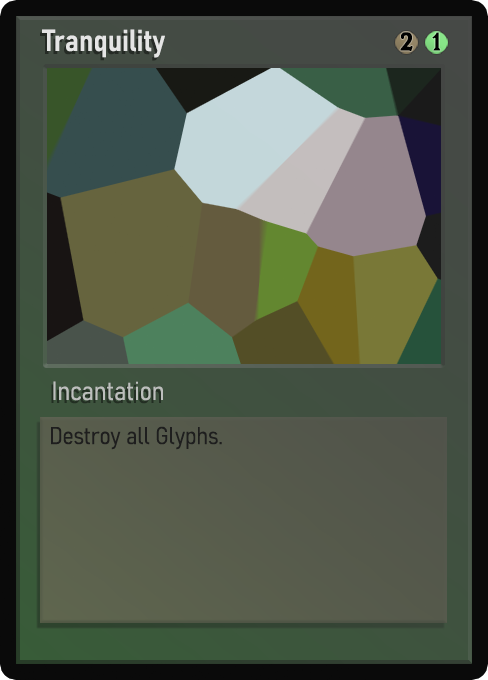
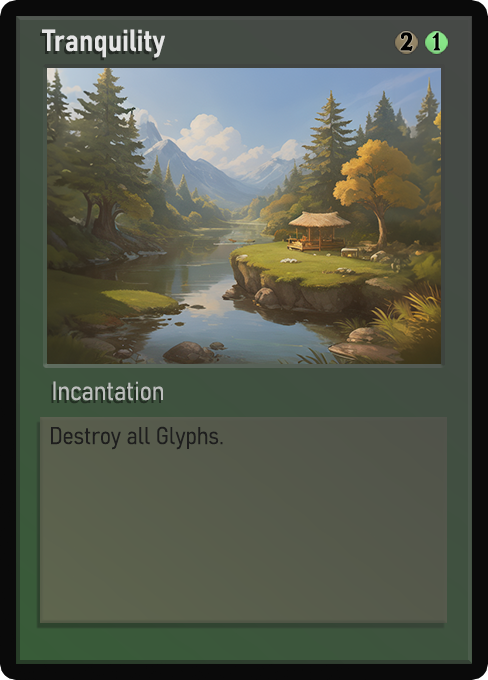
Revision of a layered 488x680 image; what changed, layer by layer:
painted on "Name" over (70, 35, 160, 58)
painted on "Class" over (72, 386, 151, 401)
painted on "Desc_norm" over (59, 426, 223, 450)
painted on "Artwork" over (47, 68, 441, 364)
